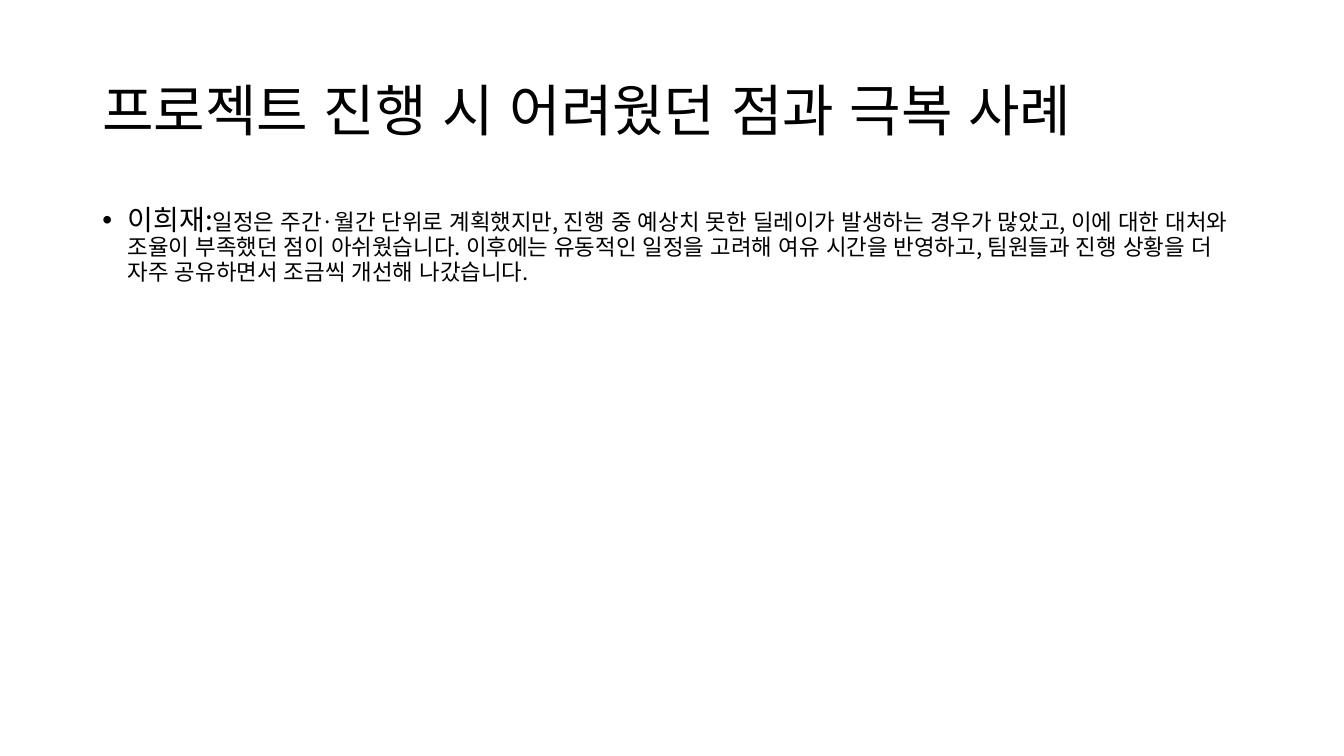
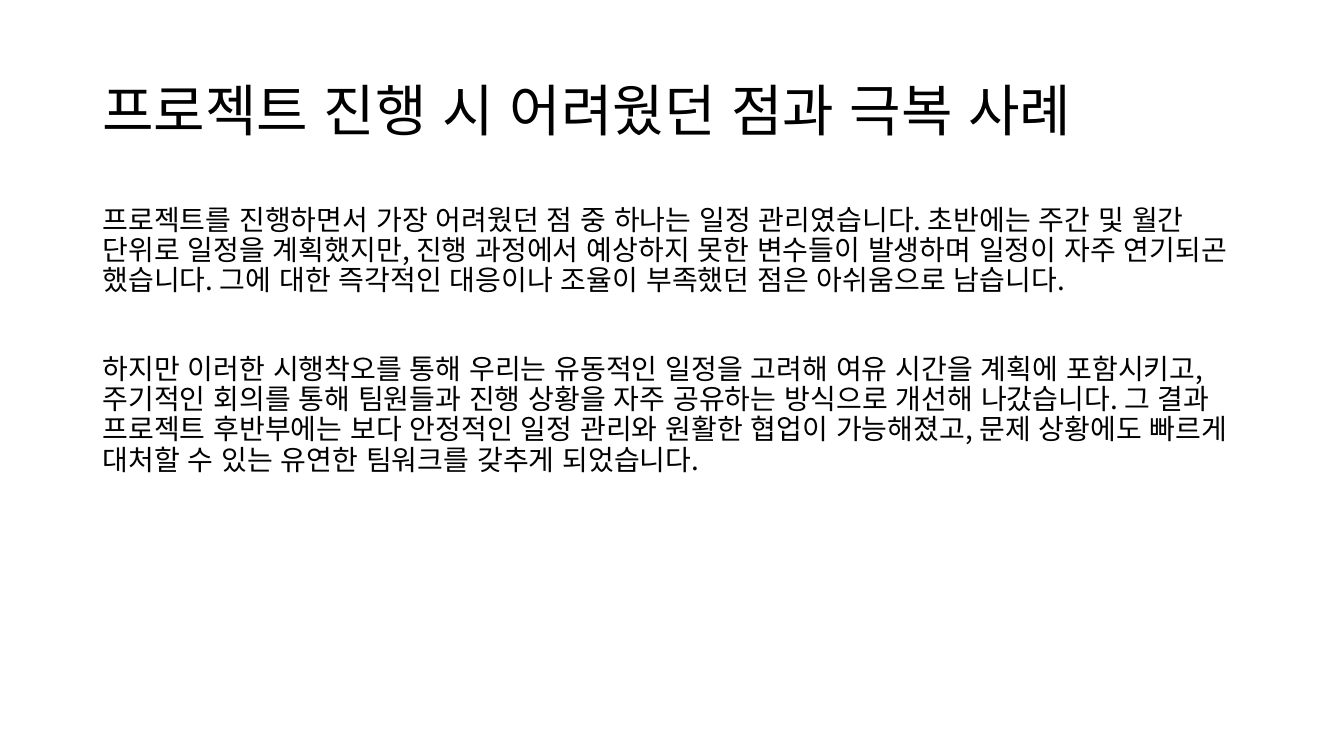
Before and after one commit to 0dlgmlwo0/Project_hospital, a slide deck: slide 22 of 최종발표.pptx (slide 23 before the commit). Drawn at 1344x756 pixels with LibreOffice and Linux fonts; fonts in the diff are those of the drawing. Boxes give left, top, right and bottom in pixels: in the first picture for what was removed or moved away, otherwise in the second. Text is boxed around its words. In the diff, an @@ line names an element or a change of style, - is before the commit and + after.

```diff
--- a/최종발표.pptx
+++ b/최종발표.pptx
@@ text at (x1=102, y1=206, x2=1228, y2=473): text changed; size 16 to 20 pt @@
-• 이희재:일정은 주간·월간 단위로 계획했지만, 진행 중 예상치 못한 딜레이가 발생하는 경우가 많았고, 이에 대한 대처와 조율이 부족했던 점이 아쉬웠습니다. 이후에는 유동적인 일정을 고려해 여유 시간을 반영하고, 팀원들과 진행 상황을 더 자주 공유하면서 조금씩 개선해 나갔습니다.
+프로젝트를 진행하면서 가장 어려웠던 점 중 하나는 일정 관리였습니다. 초반에는 주간 및 월간 단위로 일정을 계획했지만, 진행 과정에서 예상하지 못한 변수들이 발생하며 일정이 자주 연기되곤 했습니다. 그에 대한 즉각적인 대응이나 조율이 부족했던 점은 아쉬움으로 남습니다.
+하지만 이러한 시행착오를 통해 우리는 유동적인 일정을 고려해 여유 시간을 계획에 포함시키고, 주기적인 회의를 통해 팀원들과 진행 상황을 자주 공유하는 방식으로 개선해 나갔습니다. 그 결과 프로젝트 후반부에는 보다 안정적인 일정 관리와 원활한 협업이 가능해졌고, 문제 상황에도 빠르게 대처할 수 있는 유연한 팀워크를 갖추게 되었습니다.
```
Also in this commit, not shown: 5 other slides changed, 3 slides added, 4 slides removed, 1 other file.
